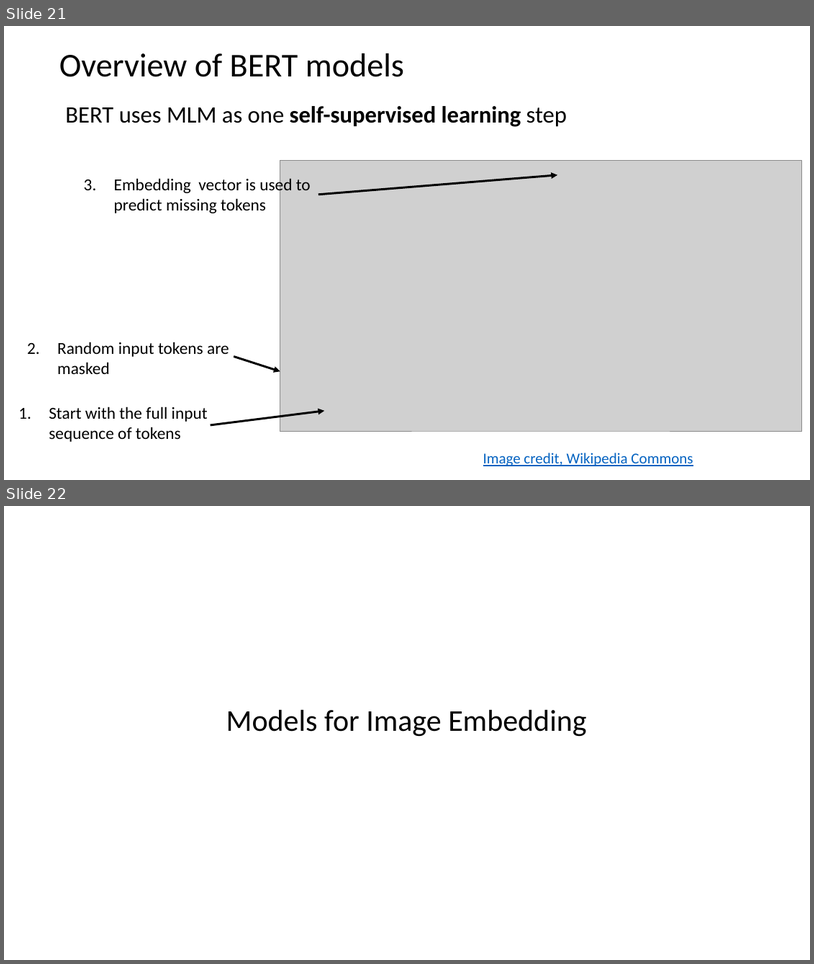
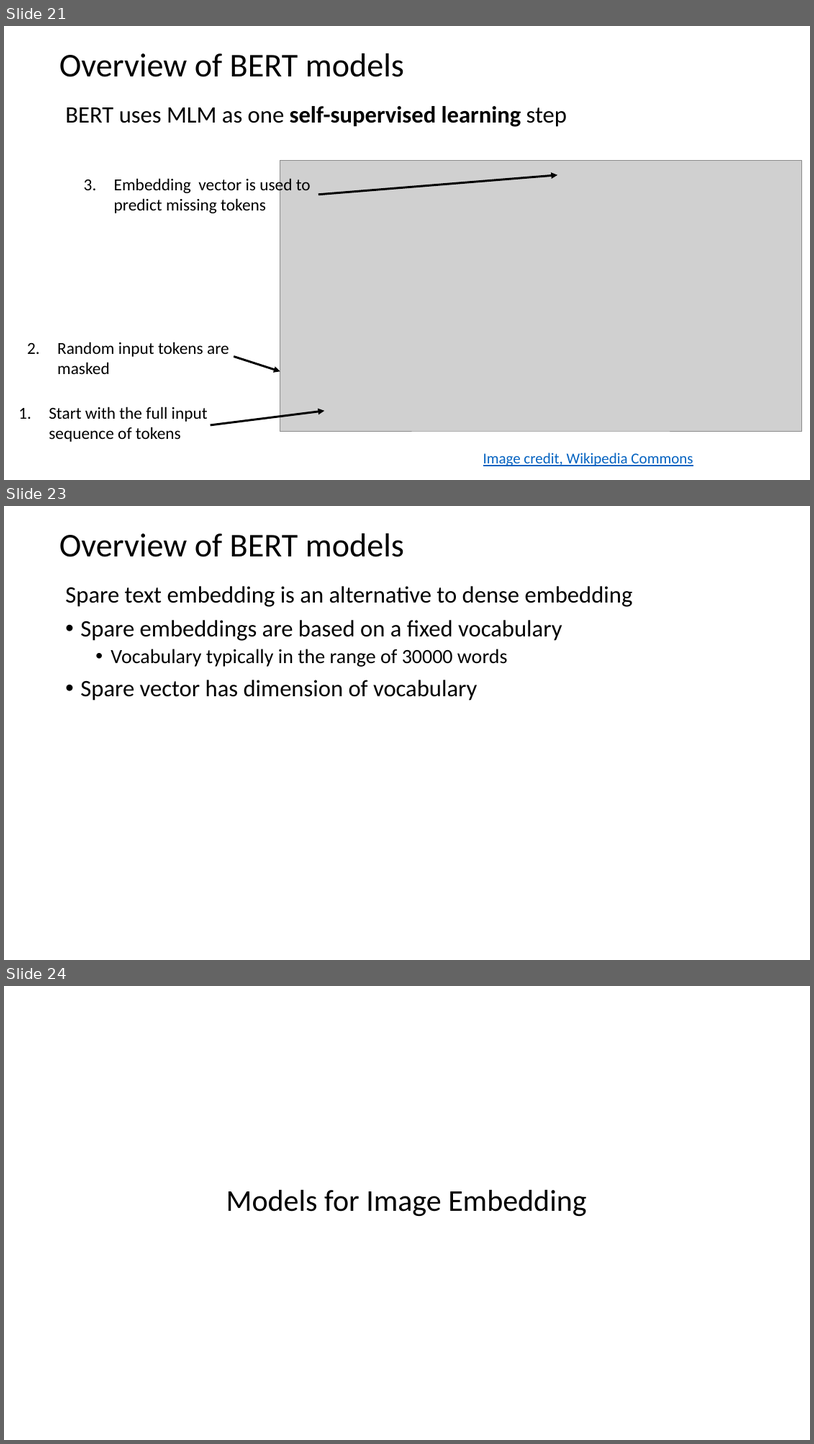
Before and after one commit to harelgabainew/school1, a slide deck: slides/7_DocumentWebSearching.pptx. Shown one above the other, each under a label of ours: slides 21 and 22 before the commit, slides 21, 23 and 24 after it; the slides between them are not shown. The pictures are 814x964 and 814x1444 pixels, drawn with LibreOffice and Linux fonts; fonts in the diff are those of the drawing; grey boxes stand for pictures. Boxes give left, top, right and bottom in pixels: in the first picture for what was removed or moved away, otherwise in the second. Text is boxed around its words. In the diff, an @@ line names an element or a change of style, - is before the commit and + after.

Commit message:
Added embedding slides

```diff
--- a/slides/7_DocumentWebSearching.pptx
+++ b/slides/7_DocumentWebSearching.pptx
@@ slide 23 added at (4, 506, 810, 960), background #FFFFFF @@
@@ title added at (59, 533, 404, 557), 39.6 pt, text #000000 @@
+Overview of BERT models
@@ text added at (65, 586, 633, 700), 28 pt, text #000000 @@
+Spare text embedding is an alternative to dense embedding
+• Spare embeddings are based on a fixed vocabulary
+  • Vocabulary typically in the range of 30000 words
+• Spare vector has dimension of vocabulary
@@ what was slide 22 is now slide 24 @@
```
Also in this commit, not shown: 2 slides changed, 5 other slides added.
